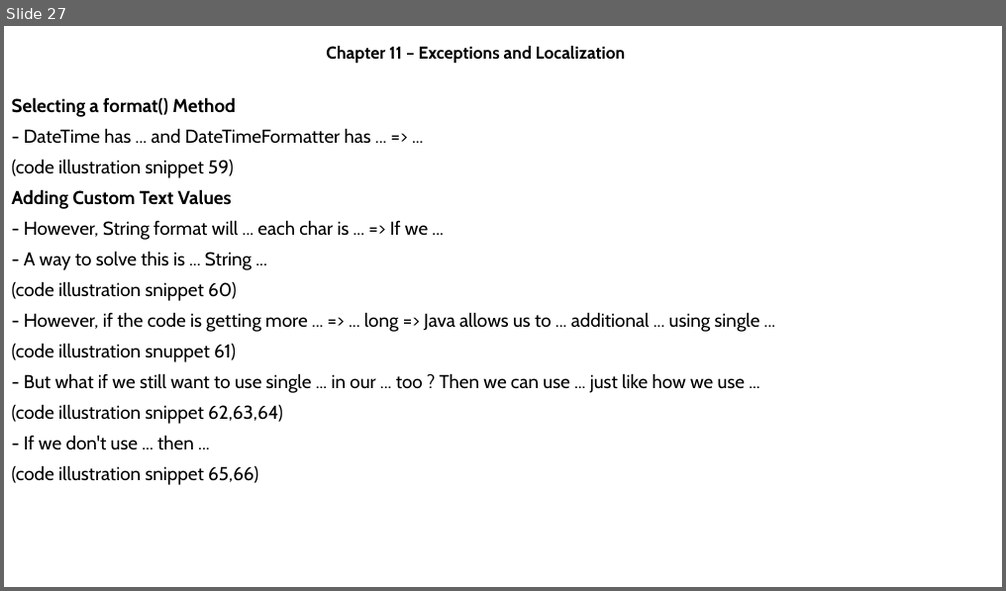
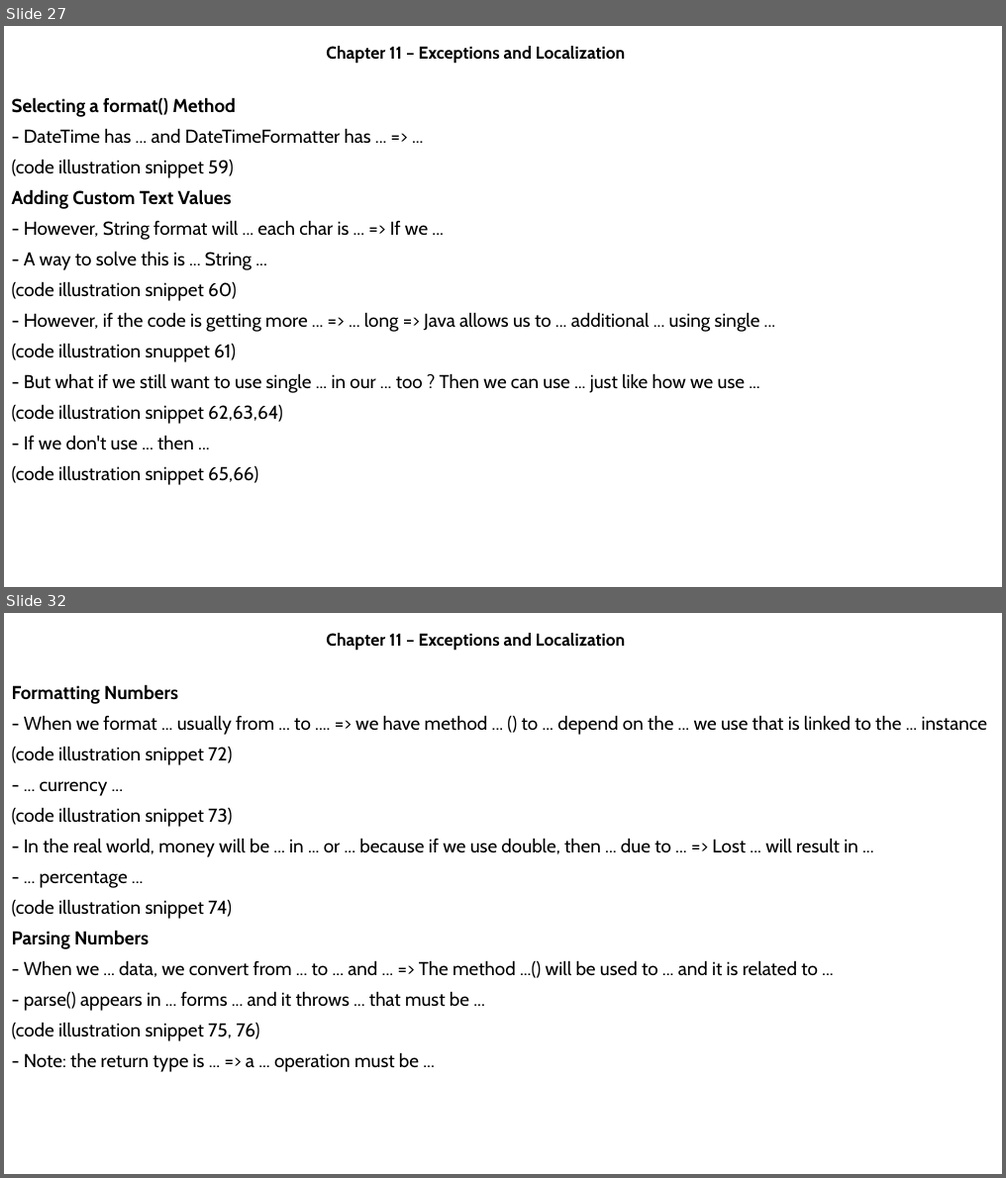
Before and after one commit to MaiDinhVinh/CS-Java, a slide deck: OCP17/Chapter 11 - Exceptions and Localization.pptx. Shown one above the other, each under a label of ours: slide 27 before the commit, slides 27 and 32 after it; the slides between them are not shown. The pictures are 1006x591 and 1006x1178 pixels, drawn with LibreOffice and Linux fonts; fonts in the diff are those of the drawing. Boxes give left, top, right and bottom in pixels: in the first picture for what was removed or moved away, otherwise in the second. Text is boxed around its words. In the diff, an @@ line names an element or a change of style, - is before the commit and + after.

```diff
--- a/OCP17/Chapter 11 - Exceptions and Localization.pptx
+++ b/OCP17/Chapter 11 - Exceptions and Localization.pptx
@@ slide 32 added at (4, 613, 1002, 1174), background #FFFFFF @@
@@ subtitle added at (326, 633, 625, 651), 16.6 pt, text #000000, bold @@
+Chapter 11 – Exceptions and Localization
@@ text added at (12, 684, 988, 1072), 18 pt, text #000000 @@
+Formatting Numbers
+- When we format ... usually from ... to .... => we have method ... () to ... depend on the ... we use that is linked to the ... instance
+(code illustration snippet 72)
+- ... currency ...
+(code illustration snippet 73)
+- In the real world, money will be ... in ... or ... because if we use double, then ... due to ... => Lost ... will result in ...
+- ... percentage ...
+(code illustration snippet 74)
+Parsing Numbers
+- When we ... data, we convert from ... to ... and ... => The method ...() will be used to ... and it is related to ...
+- parse() appears in ... forms ... and it throws ... that must be ...
+(code illustration snippet 75, 76)
+- Note: the return type is ... => a ... operation must be ...
```
Also in this commit, not shown: 13 other slides added.
